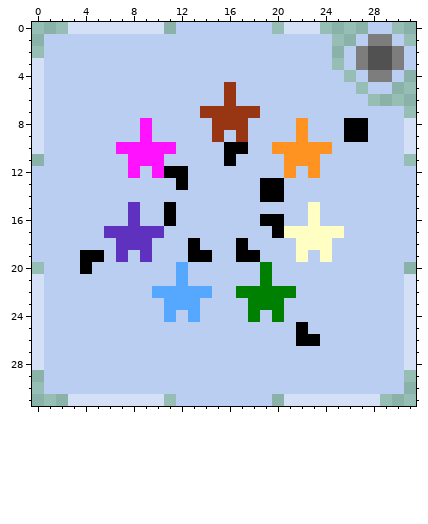
Two versions of one pixel-art sprite, Icons/Spangled Stars.png. This is how it looked before the edit.
The file is 32x32 pixels.
The same view after the edit:
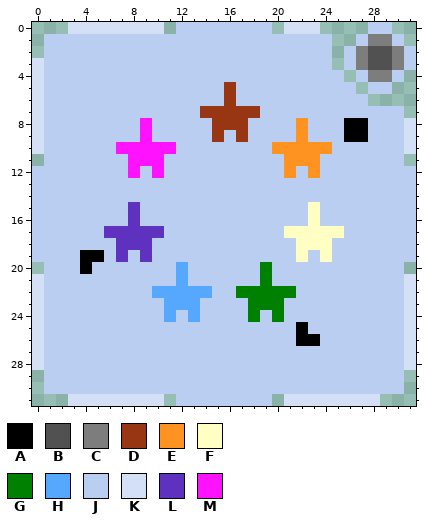
Palette (. is transparent): A #000000  B #515151  C #7d7d7d  D #983512  E #ff9322  F #ffffc4  G #008000  H #56a8ff  J #b9cef0  K #d3e0f5  L #5e32be  M #ff13ff
What changed:
@@ x 9..22 @@
  9 MJJJJJDJDJJJJE
-10 MMMJJJJAAJJEEE
-11 MMJJJJJAJJJJEE
-12 JMAAJJJJJJJJEJ
-13 JJJAJJJJJJAAJJ
-14 JJJJJJJJJJAAJJ
-15 JJAJJJJJJJJJJJ
-16 JJAJJJJJJJAAJJ
-17 LLJJJJJJJJJAFF
-18 LJJJAJJJAJJJJF
-19 LJJJAAJJAAJJJF
+10 MMMJJJJJJJJEEE
+11 MMJJJJJJJJJJEE
+12 JMJJJJJJJJJJEJ
+13 JJJJJJJJJJJJJJ
+14 JJJJJJJJJJJJJJ
+15 JJJJJJJJJJJJJJ
+16 JJJJJJJJJJJJJJ
+17 LLJJJJJJJJJJFF
+18 LJJJJJJJJJJJJF
+19 LJJJJJJJJJJJJF
 20 JJJHJJJJJJGJJJ
